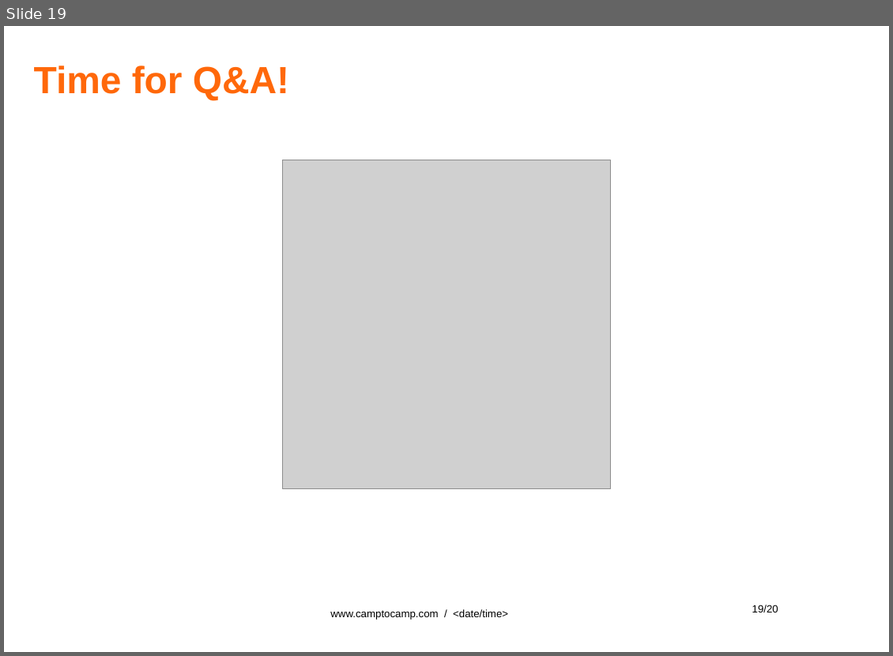
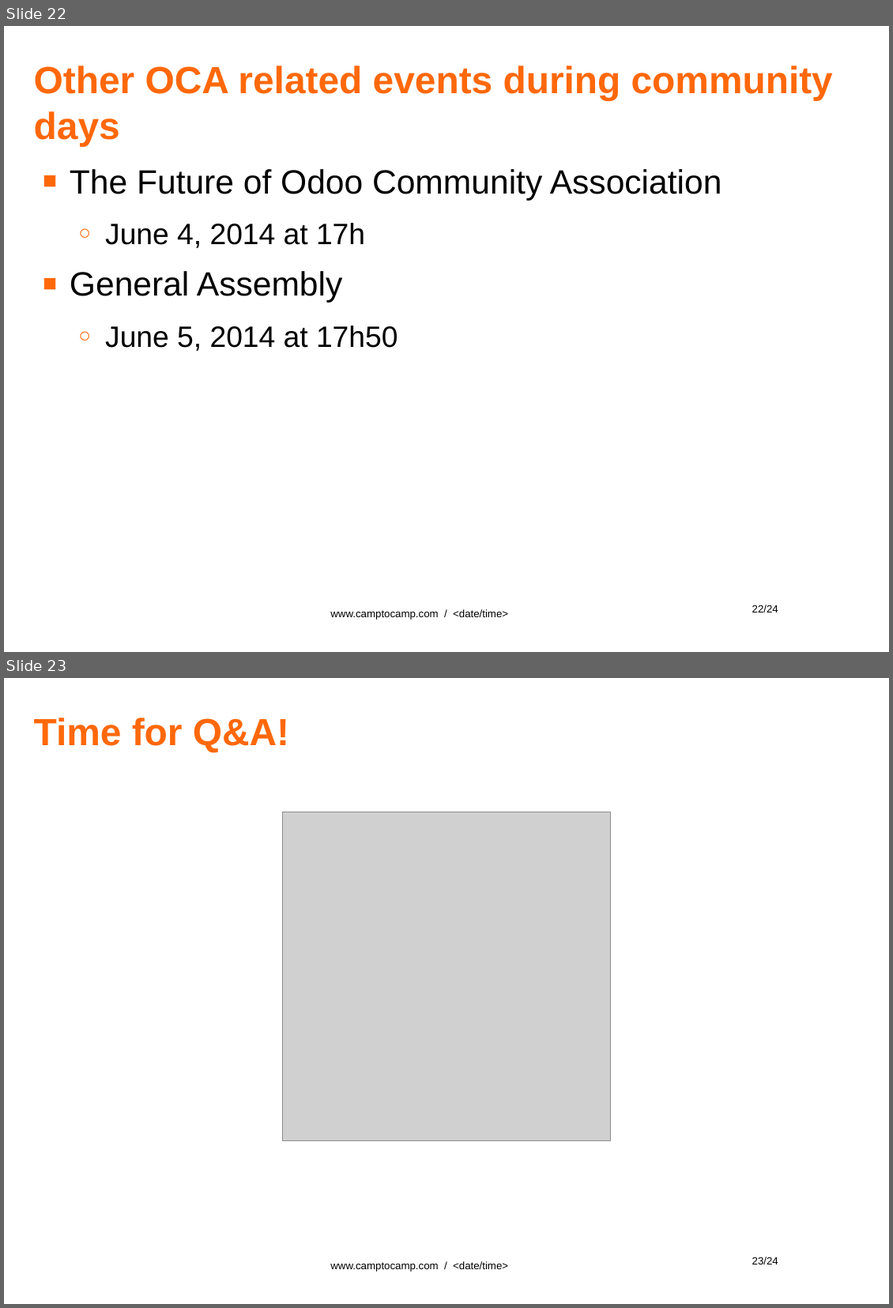
Before and after one commit to gurneyalex/community-days, a slide deck: 2014/talks/Community.odp. Shown one above the other, each under a label of ours: slide 19 before the commit, slides 22 and 23 after it. The pictures are 893x656 and 893x1308 pixels, drawn with LibreOffice and Linux fonts; fonts in the diff are those of the drawing; grey boxes stand for pictures; background and template pictures are left out. Boxes give left, top, right and bottom in pixels: in the first picture for what was removed or moved away, otherwise in the second. Text is boxed around its words. In the diff, an @@ line names an element or a change of style, - is before the commit and + after.

```diff
--- a/2014/talks/Community.odp
+++ b/2014/talks/Community.odp
@@ slide 22 added at box(4, 26, 889, 652), background #FFFFFF; not listed: 2 template elements that a slide beside it also shows @@
@@ title added at box(34, 66, 833, 146), 36 pt, text #FF680A, bold @@
+Other OCA related events during community days
@@ text added at box(70, 169, 722, 351), 32 pt, text #000000 @@
+■ The Future of Odoo Community Association
+  ○ June 4, 2014 at 17h
+■ General Assembly
+  ○ June 5, 2014 at 17h50
@@ what was slide 19 is now slide 23 @@
@@ page number at box(752, 1256, 778, 1264): text changed @@
-19/20
+23/24
```
Also in this commit, not shown: 17 slides changed, 3 other slides added, 4 other files.
